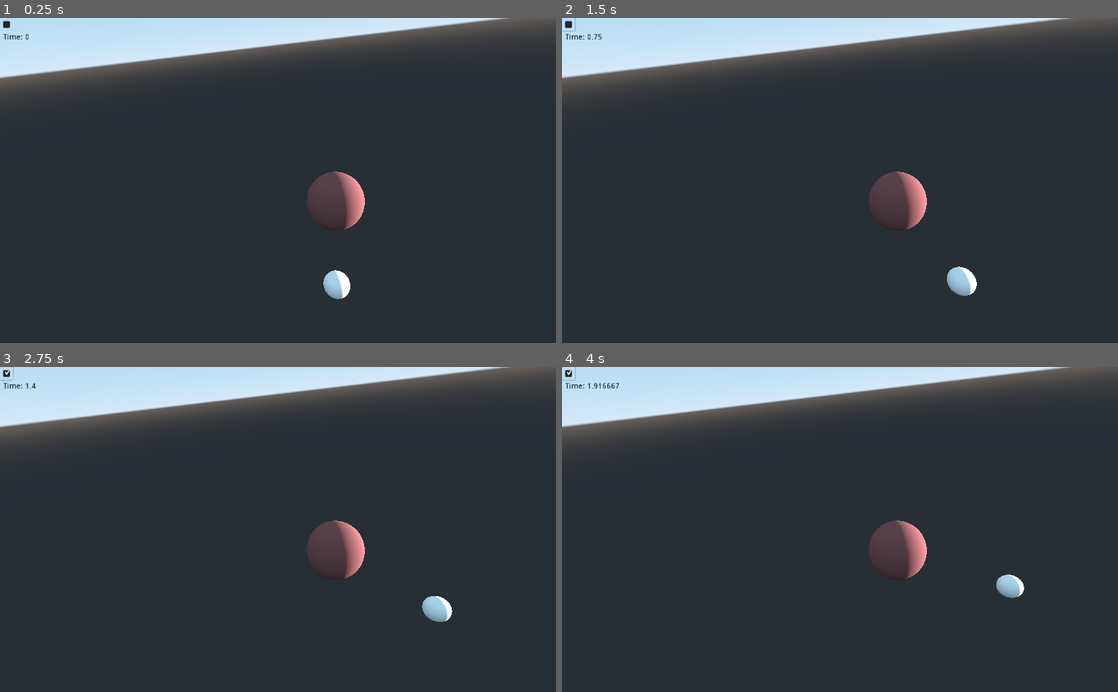
Above: before the commit, frames 1-4 (two rows, left to right).
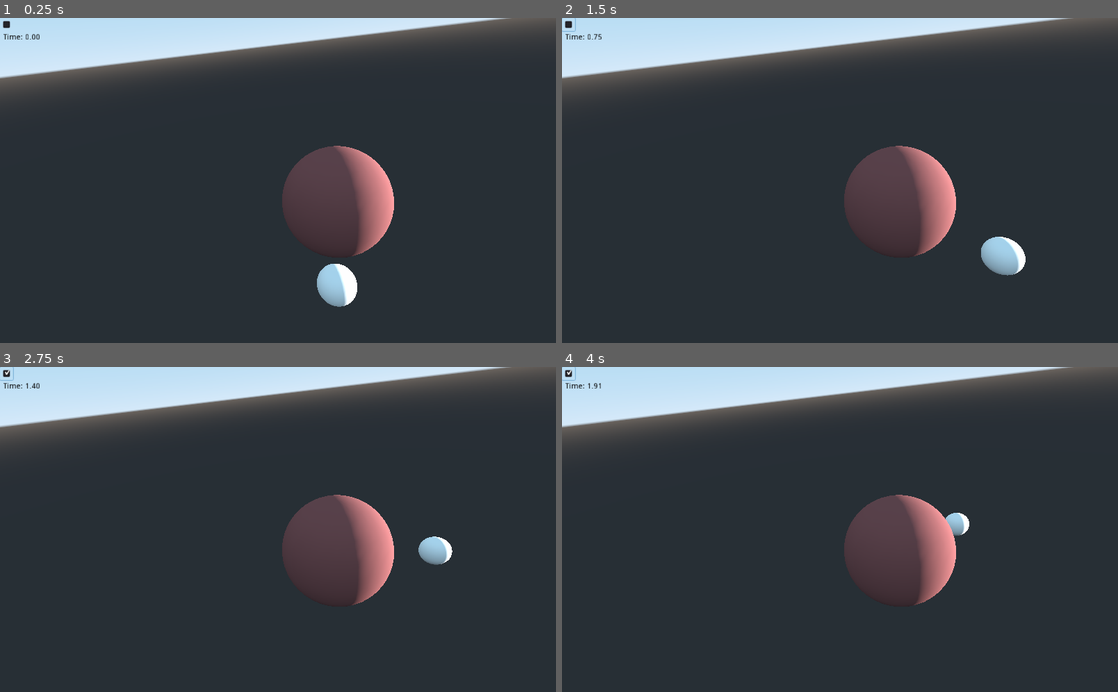
Above: after the commit, the same moments.

Repository: paulmis/spacegame
Game: Godot game, scene res://World.tscn
Two runs of this game, one before a commit and one after it. Both use one fixed random seed, a clock stepped at 60 frames per second and the inputs below.
Inputs (mouse positions are in pixels of both pictures, inside the frame that each line leads up to):
- Up to frame 1 (0.25 s): no input
- Up to frame 2 (1.5 s): click (567, 24) at 0.52 s; click (567, 24) at 1.27 s
- Up to frame 3 (2.75 s): click (5, 373) at 2.02 s
- Up to frame 4 (4 s): click (567, 373) at 2.77 s; tap Enter at 3.5 s

The runs differ from the first frame. In frame 1, 4.6% of the frame differs, in the area x 5-71%, y 4-89%; in frame 2, 5.2%, in the area x 50-84%, y 39-86%; in frame 3, 4.8%; in frame 4, 4.6%.

Commit message:
add Body class

Diff:
--- /dev/null
+++ b/Body.gd
@@ -0,0 +1,29 @@
+class_name Body_ extends Spatial
+
+export (PackedScene) var Body_
+
+var mass: int
+var period: float = 5
+var radius: float = 1
+var orbit_center: Vector3
+onready var sphere = $Sphere
+
+func init(name: String, mass: int, radius: float, orbit_center: Vector3):
+	self.name = name
+	self.mass = mass
+	self.radius = radius
+	self.orbit_center = orbit_center
+
+func _ready():
+	sphere.mesh.radius = radius
+	sphere.mesh.height = radius * 2
+	calculate_position()
+
+func calculate_position():
+	self.transform.origin = self.orbit_center +\
+		Vector3(sin(GlobalTime.time * 2 * 3.14 / self.period) * 10,
+				0,
+				cos(GlobalTime.time * 2 * 3.14 / self.period) * 10)
+
+func _process(_delta):
+	self.calculate_position()
--- /dev/null
+++ b/Body.tscn
@@ -0,0 +1,11 @@
+[gd_scene load_steps=3 format=2]
+
+[ext_resource path="res://Body.gd" type="Script" id=1]
+
+[sub_resource type="SphereMesh" id=1]
+
+[node name="Body_" type="Spatial"]
+script = ExtResource( 1 )
+
+[node name="Sphere" type="MeshInstance" parent="."]
+mesh = SubResource( 1 )
--- /dev/null
+++ b/Time.gd
@@ -0,0 +1,15 @@
+extends Node
+
+var time: float
+var paused: bool = true
+onready var checkbox = get_node("/root/World/PauseCheckBox")
+onready var timelabel = get_node("/root/World/TimeLabel")
+
+# Called when the node enters the scene tree for the first time.
+func _process(delta):
+	if !isPaused():
+		time += delta
+	timelabel.text = "Time: " + str(time).pad_decimals(2)
+
+func isPaused():
+	return !checkbox.is_pressed()
--- /dev/null
+++ b/World.gd
@@ -0,0 +1,12 @@
+extends Spatial
+
+
+# Called when the node enters the scene tree for the first time.
+func _ready():
+	var body = preload("res://Body.tscn").instance()
+	body.init("Vaie", 2300, 1.5, Vector3(0, 0, 0))
+	add_child(body)
+
+# Called every frame. 'delta' is the elapsed time since the previous frame.
+#func _process(delta):
+#	pass
--- a/World.tscn
+++ b/World.tscn
@@ -1,19 +1,18 @@
-[gd_scene load_steps=6 format=2]
+[gd_scene load_steps=5 format=2]
 
 [ext_resource path="res://default_env.tres" type="Environment" id=1]
-[ext_resource path="res://MeshInstance2.gd" type="Script" id=2]
+[ext_resource path="res://World.gd" type="Script" id=2]
 
 [sub_resource type="SpatialMaterial" id=2]
 albedo_color = Color( 0.541176, 0.301961, 0.301961, 1 )
 
 [sub_resource type="SphereMesh" id=1]
 material = SubResource( 2 )
-radius = 3.081
-height = 6.587
+radius = 5.833
+height = 12.092
 
-[sub_resource type="SphereMesh" id=3]
-
-[node name="Spatial" type="Spatial"]
+[node name="World" type="Spatial"]
+script = ExtResource( 2 )
 
 [node name="WorldEnvironment" type="WorldEnvironment" parent="."]
 environment = ExtResource( 1 )
@@ -32,16 +31,11 @@
 [node name="Camera" type="Camera" parent="CameraHolder"]
 transform = Transform( 0.77955, -0.245135, 0.576378, -0.101454, 0.858659, 0.502406, -0.618069, -0.450126, 0.644498, 4.15264, 11.7415, 9.23101 )
 
-[node name="MeshInstance2" type="MeshInstance" parent="."]
-transform = Transform( 1, 0, 0, 0, 1, 0, 0, 0, 1, -8.73293, 0, -14.2802 )
-mesh = SubResource( 3 )
-script = ExtResource( 2 )
-
-[node name="CheckBox" type="CheckBox" parent="."]
+[node name="PauseCheckBox" type="CheckBox" parent="."]
 margin_right = 24.0
 margin_bottom = 24.0
 
-[node name="RichTextLabel" type="RichTextLabel" parent="."]
+[node name="TimeLabel" type="RichTextLabel" parent="."]
 modulate = Color( 0, 0, 0, 1 )
 margin_left = 6.0
 margin_top = 29.0
--- a/project.godot
+++ b/project.godot
@@ -8,11 +8,25 @@
 
 config_version=4
 
+_global_script_classes=[ {
+"base": "Spatial",
+"class": "Body_",
+"language": "GDScript",
+"path": "res://Body.gd"
+} ]
+_global_script_class_icons={
+"Body_": ""
+}
+
 [application]
 
 config/name="space"
 run/main_scene="res://World.tscn"
 config/icon="res://icon.png"
+
+[autoload]
+
+GlobalTime="*res://Time.gd"
 
 [gui]
 
